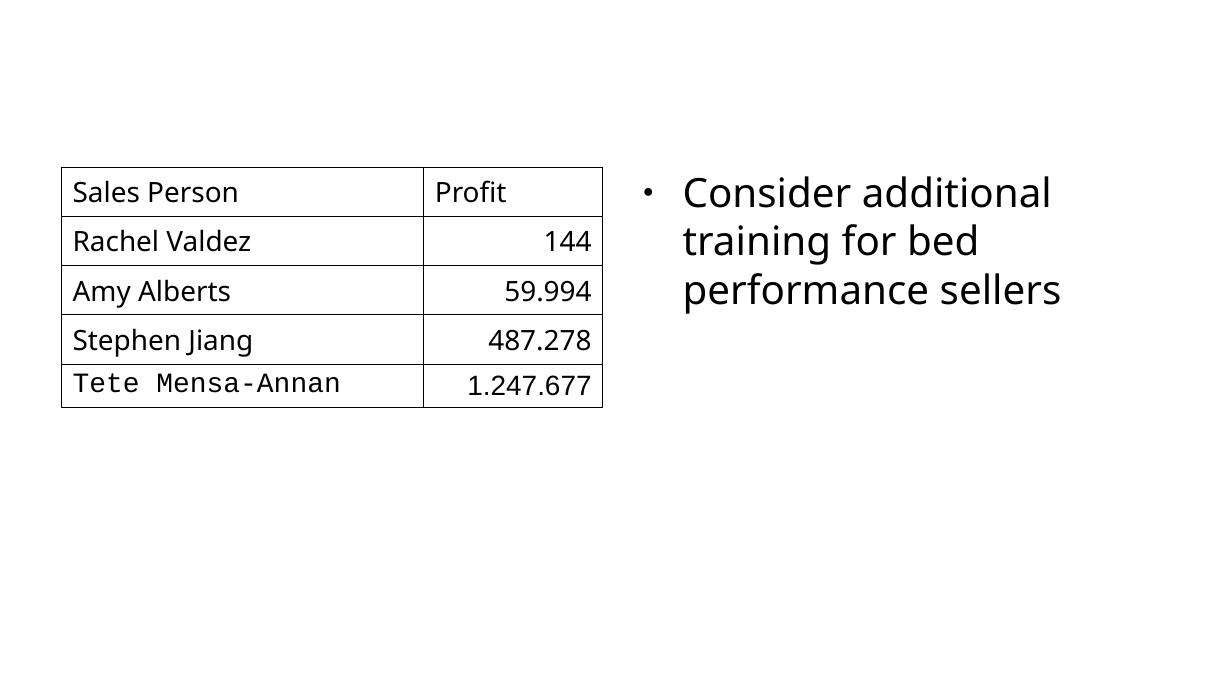
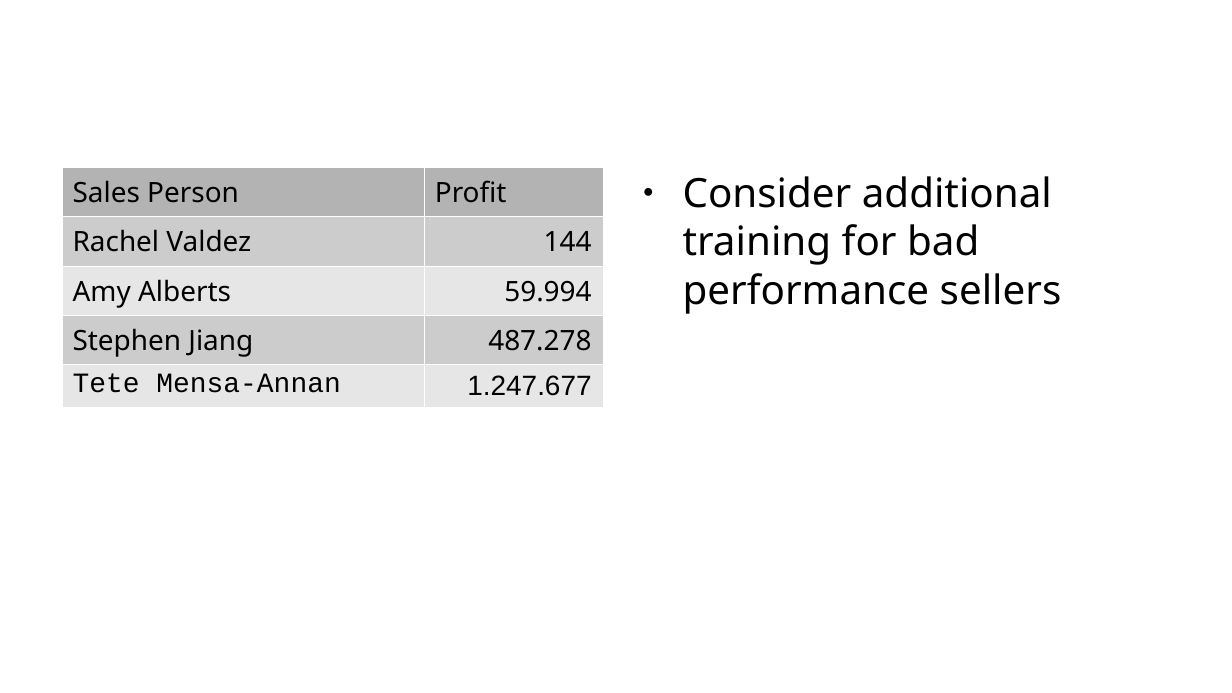
Before and after one commit to smoonem/adventure_works_task, a slide deck: slide 5 of Adventure_Works_Presentation.odp. Drawn at 1232x693 pixels with LibreOffice and Linux fonts; fonts in the diff are those of the drawing; background and template pictures are left out. Boxes give left, top, right and bottom in pixels: in the first picture for what was removed or moved away, otherwise in the second. Text is boxed around its words. In the diff, an @@ line names an element or a change of style, - is before the commit and + after.

Commit message:
Add files via upload
Adding Presentation

```diff
--- a/Adventure_Works_Presentation.odp
+++ b/Adventure_Works_Presentation.odp
@@ table at <box>61,168,603,409</box> @@
@@ fill none to #B3B3B3 in row 1 @@
@@ fill none to #CCCCCC in 4 cells @@
@@ fill none to #E6E6E6 in 4 cells @@
@@ borders changed @@
@@ text at <box>683,176,1062,314</box>: text changed @@
-● Consider additional training for bed performance sellers
+● Consider additional training for bad performance sellers
```
Also in this commit, not shown: 4 other slides changed.
